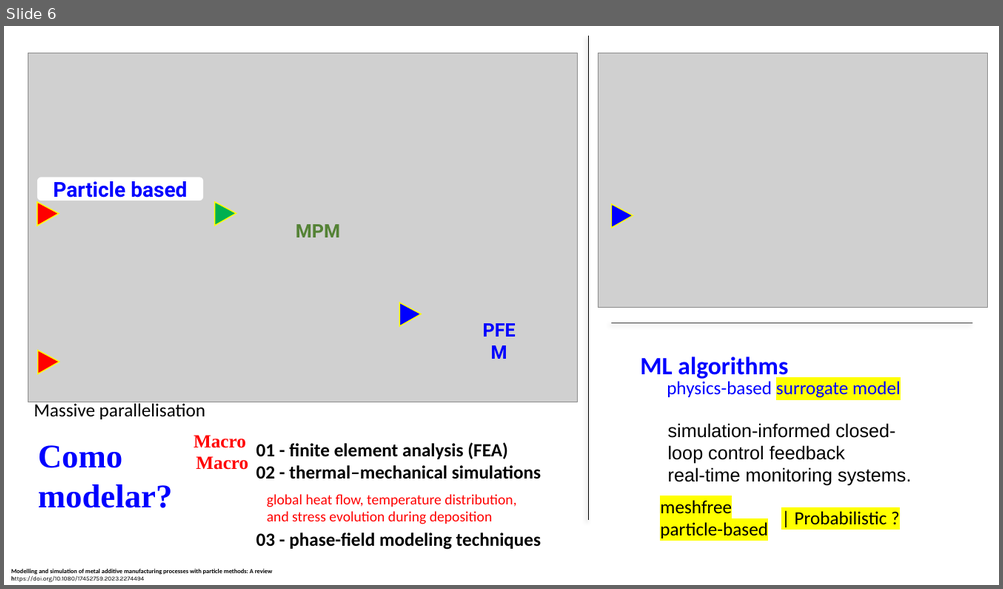
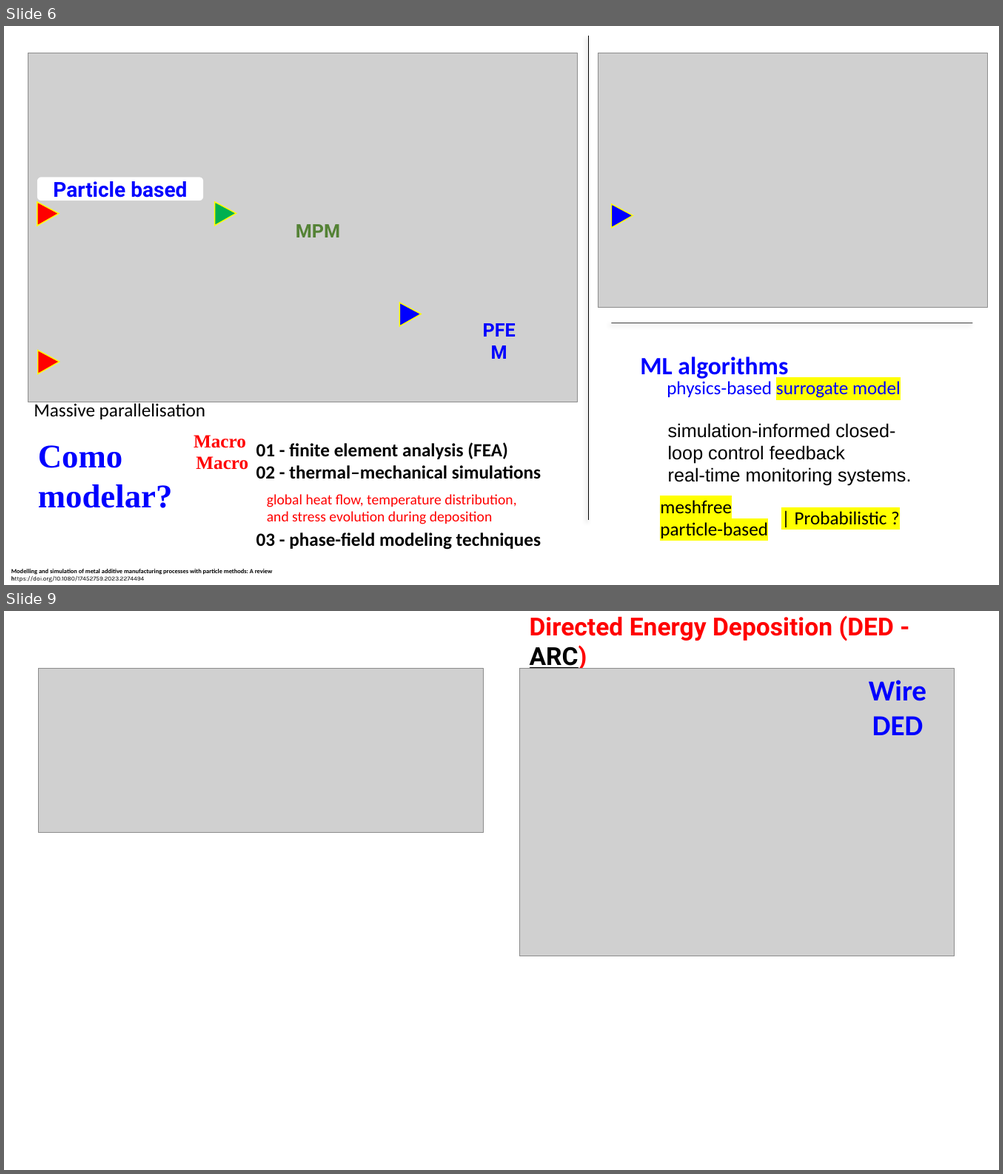
Before and after one commit to grossiRM/AM_FEG, a slide deck: Plano_V02_iii_AM_FEG/e____Modelagem_MA_Resumo_RMG.pptx. Shown one above the other, each under a label of ours: slide 6 before the commit, slides 6 and 9 after it; the slides between them are not shown. The pictures are 1003x589 and 1003x1174 pixels, drawn with LibreOffice and Linux fonts; fonts in the diff are those of the drawing; grey boxes stand for pictures. Boxes give left, top, right and bottom in pixels: in the first picture for what was removed or moved away, otherwise in the second. Text is boxed around its words. In the diff, an @@ line names an element or a change of style, - is before the commit and + after.

```diff
--- a/Plano_V02_iii_AM_FEG/e____Modelagem_MA_Resumo_RMG.pptx
+++ b/Plano_V02_iii_AM_FEG/e____Modelagem_MA_Resumo_RMG.pptx
@@ slide 9 added at box(4, 611, 999, 1170), background #FFFFFF @@
@@ text added at box(529, 615, 893, 671), 24 pt, text #FF0000, bold @@
+Directed Energy Deposition (DED - ARC)
@@ picture added at box(38, 669, 483, 832) @@
@@ picture added at box(520, 669, 955, 957) @@
@@ text added at box(868, 680, 926, 735), 28 pt, text #0000FF, bold @@
+Wire DED
```
Also in this commit, not shown: 6 slides changed, 2 other slides added, 2 slides removed, 12 other files.
